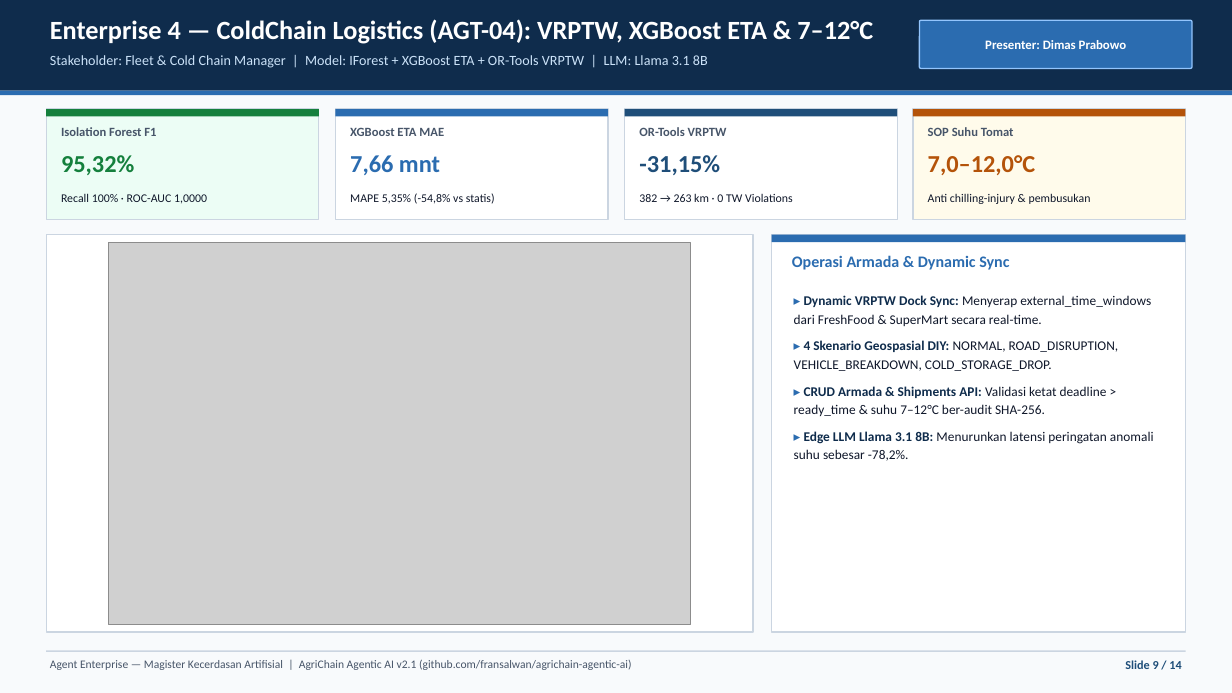
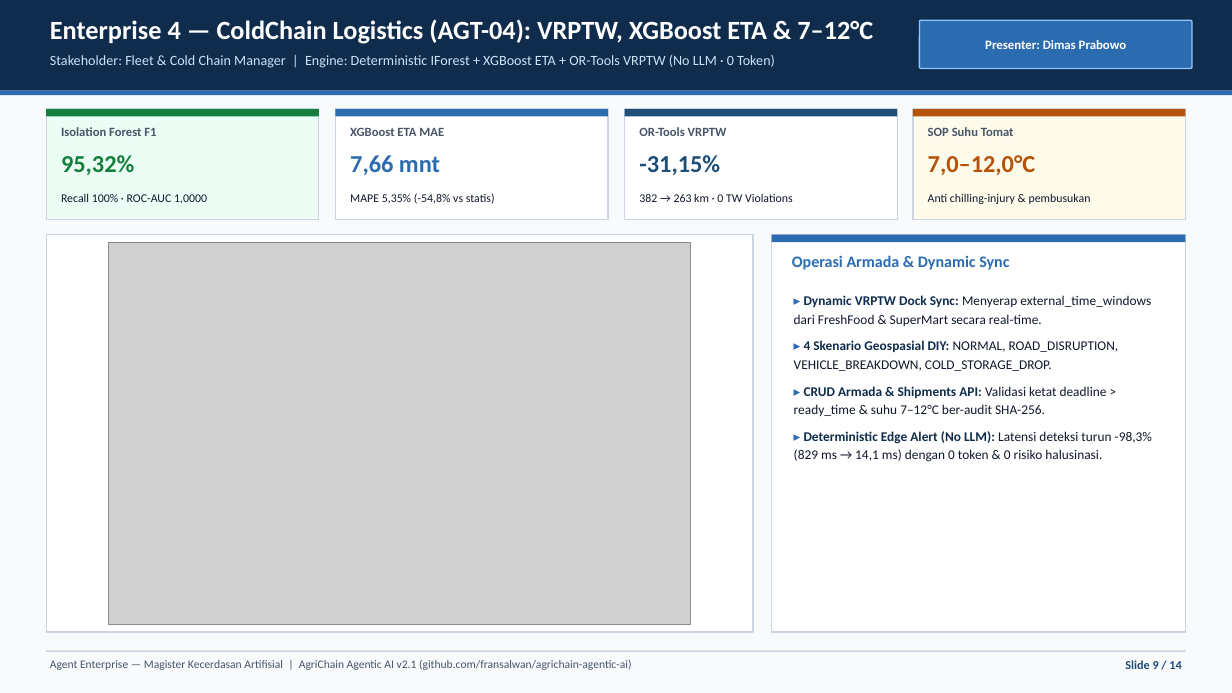
Before and after one commit to fransalwan/agrichain-agentic-ai, a slide deck: slide 9 of Presentasi_AgriChain_Agentic_AI_v2.1.pptx. Drawn at 1232x693 pixels with LibreOffice and Linux fonts; fonts in the diff are those of the drawing; grey boxes stand for pictures. Boxes give left, top, right and bottom in pixels: in the first picture for what was removed or moved away, otherwise in the second. Text is boxed around its words. In the diff, an @@ line names an element or a change of style, - is before the commit and + after.

Commit message:
feat(v2.2): implement Selective 3-LLM Hybrid (LLM only on Global/Koperasi/FreshFood, deterministic ML+Rules on AgroFarm/ColdChain/SuperMart; -62.64% cost, -29.58% latency, 14/14 tests)

```diff
--- a/Presentasi_AgriChain_Agentic_AI_v2.1.pptx
+++ b/Presentasi_AgriChain_Agentic_AI_v2.1.pptx
@@ text at box(50, 55, 775, 68): text changed @@
-Stakeholder: Fleet & Cold Chain Manager | Model: IForest + XGBoost ETA + OR-Tools VRPTW | LLM: Llama 3.1 8B
+Stakeholder: Fleet & Cold Chain Manager | Engine: Deterministic IForest + XGBoost ETA + OR-Tools VRPTW (No LLM · 0 Token)
@@ text at box(794, 431, 1152, 462): text changed @@
-▸ Edge LLM Llama 3.1 8B: Menurunkan latensi peringatan anomali suhu sebesar -78,2%.
+▸ Deterministic Edge Alert (No LLM): Latensi deteksi turun -98,3% (829 ms → 14,1 ms) dengan 0 token & 0 risiko halusinasi.
```
Also in this commit, not shown: 8 other slides changed, 23 other files.
